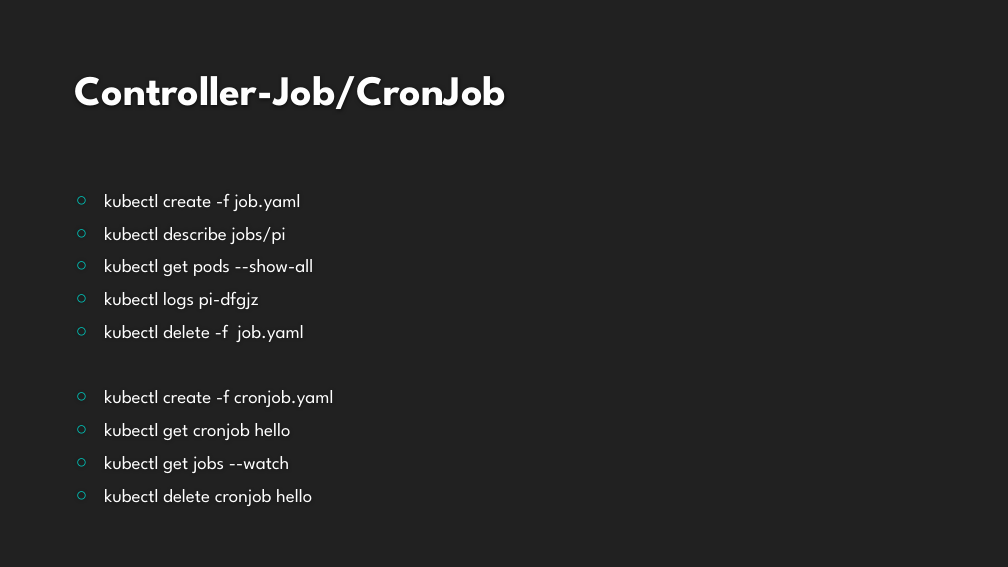
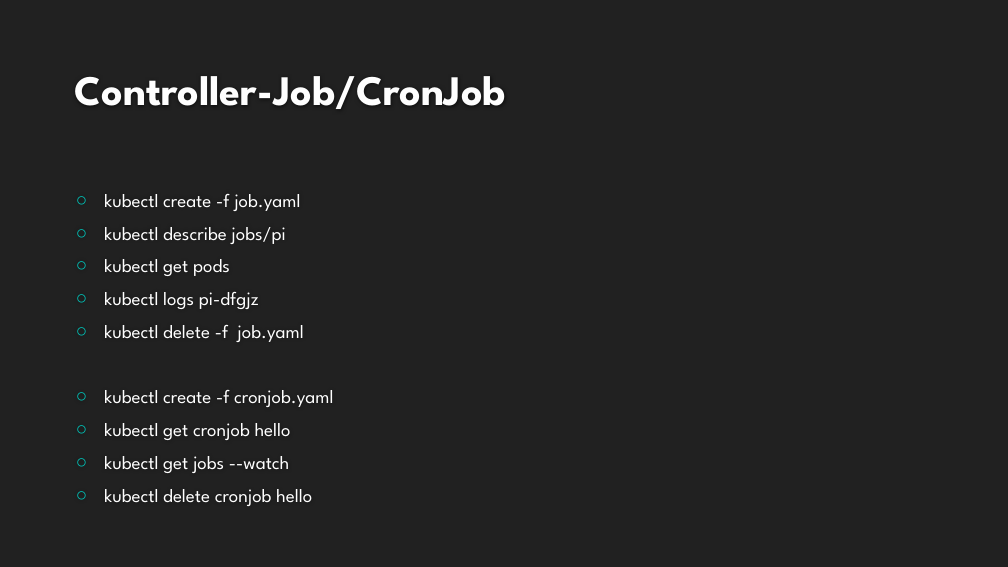
Before and after one commit to airuitian/CloudNative, a slide deck: slide 11 of kubernetes/k8s003.pptx. Drawn at 1008x567 pixels with LibreOffice and Linux fonts; fonts in the diff are those of the drawing; background and template pictures are left out. Boxes give left, top, right and bottom in pixels: in the first picture for what was removed or moved away, otherwise in the second. Text is boxed around its words. In the diff, an @@ line names an element or a change of style, - is before the commit and + after.

Commit message:
xxx

```diff
--- a/kubernetes/k8s003.pptx
+++ b/kubernetes/k8s003.pptx
@@ text at box(104, 259, 230, 276): text changed @@
-○ kubectl get pods --show-all
+○ kubectl get pods
```
